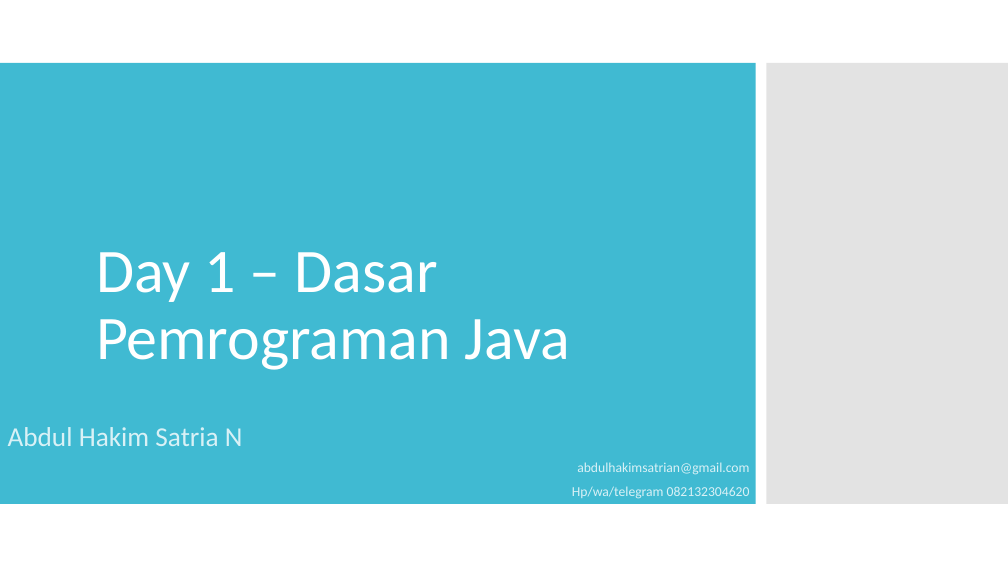
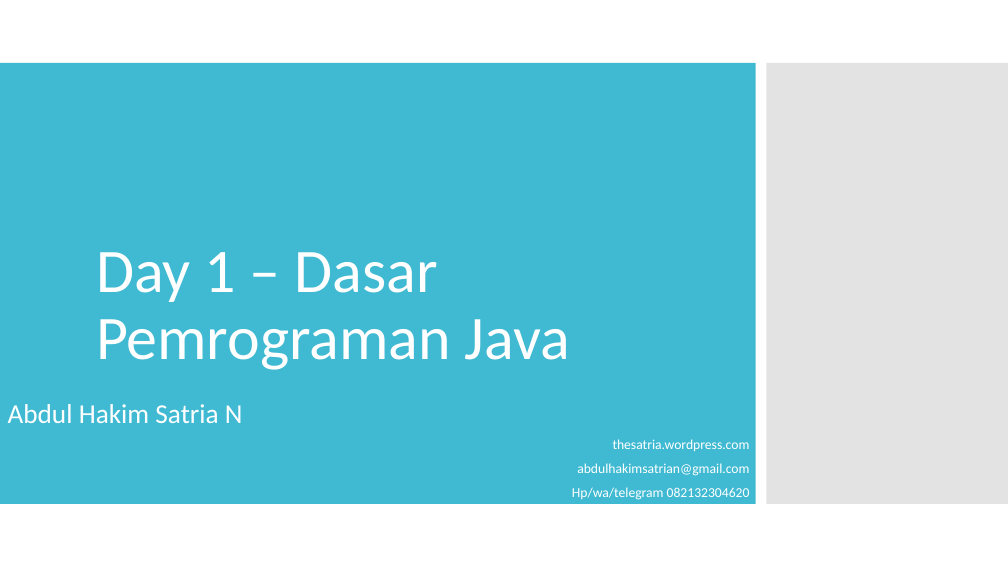
Before and after one commit to satrianusantara/JavaBasic, a slide deck: slide 1 of Materi/Day 1 – Dasar Pemrograman Java.ppt. Drawn at 1008x567 pixels with LibreOffice and Linux fonts; fonts in the diff are those of the drawing. Boxes give left, top, right and bottom in pixels: in the first picture for what was removed or moved away, otherwise in the second. Text is boxed around its words. In the diff, an @@ line names an element or a change of style, - is before the commit and + after.

Commit message:
Final

```diff
--- a/Materi/Day 1 – Dasar Pemrograman Java.ppt
+++ b/Materi/Day 1 – Dasar Pemrograman Java.ppt
@@ subtitle "Abdul Hakim Satria N": place and size @@
-subtitle "Abdul Hakim Satria N" at (8,427,750,499)
+subtitle "Abdul Hakim Satria N" at (8,404,750,500)
@@ subtitle at (8,404,750,500): text colour #D9F1F6 to #FFFFFF in "Abdul Hakim Satria N", "abdulhakimsatrian@gmail.com", "Hp/wa/telegram 082132304620" @@
@@ subtitle at (613,439,750,451): paragraph added @@
+thesatria.wordpress.com
```
Also in this commit, not shown: 20 slides added, 6 slides removed.
